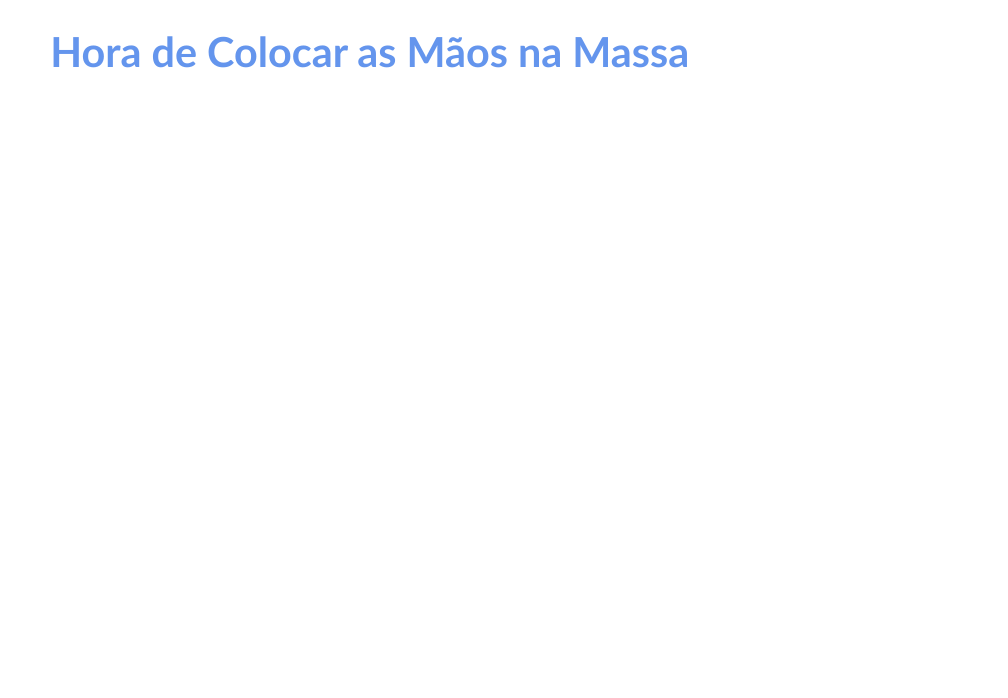
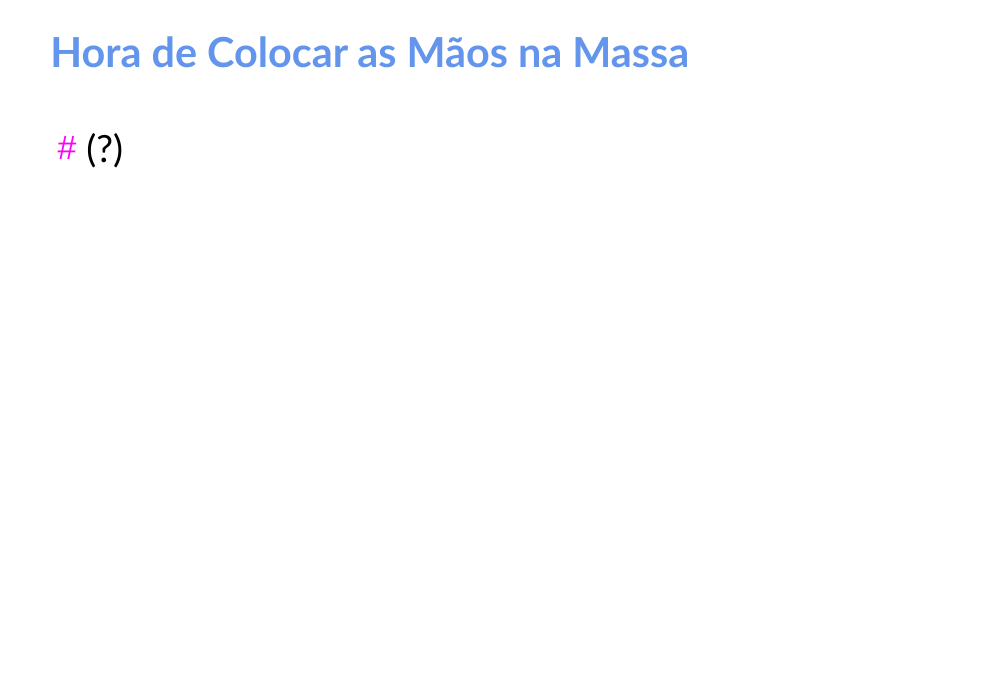
Before and after one commit to gomesluiz/gestao-de-projetos, a slide deck: slide 35 of aulas/project-aula-02.odp. Drawn at 1008x698 pixels with LibreOffice and Linux fonts; fonts in the diff are those of the drawing. Boxes give left, top, right and bottom in pixels: in the first picture for what was removed or moved away, otherwise in the second. Text is boxed around its words. In the diff, an @@ line names an element or a change of style, - is before the commit and + after.

```diff
--- a/aulas/project-aula-02.odp
+++ b/aulas/project-aula-02.odp
@@ text added at box(50, 102, 957, 630), 29 pt, text #000000 @@
+# (?)
```
Also in this commit, not shown: 4 other slides changed, 16 slides added.
